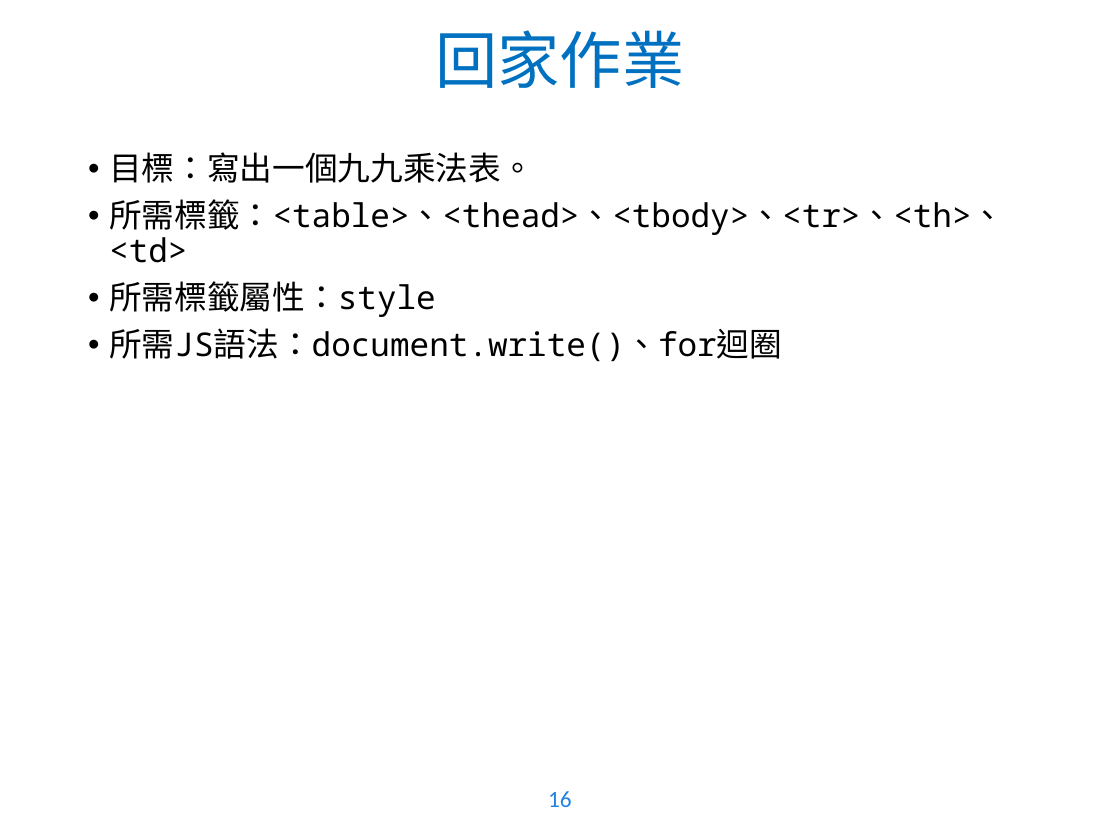
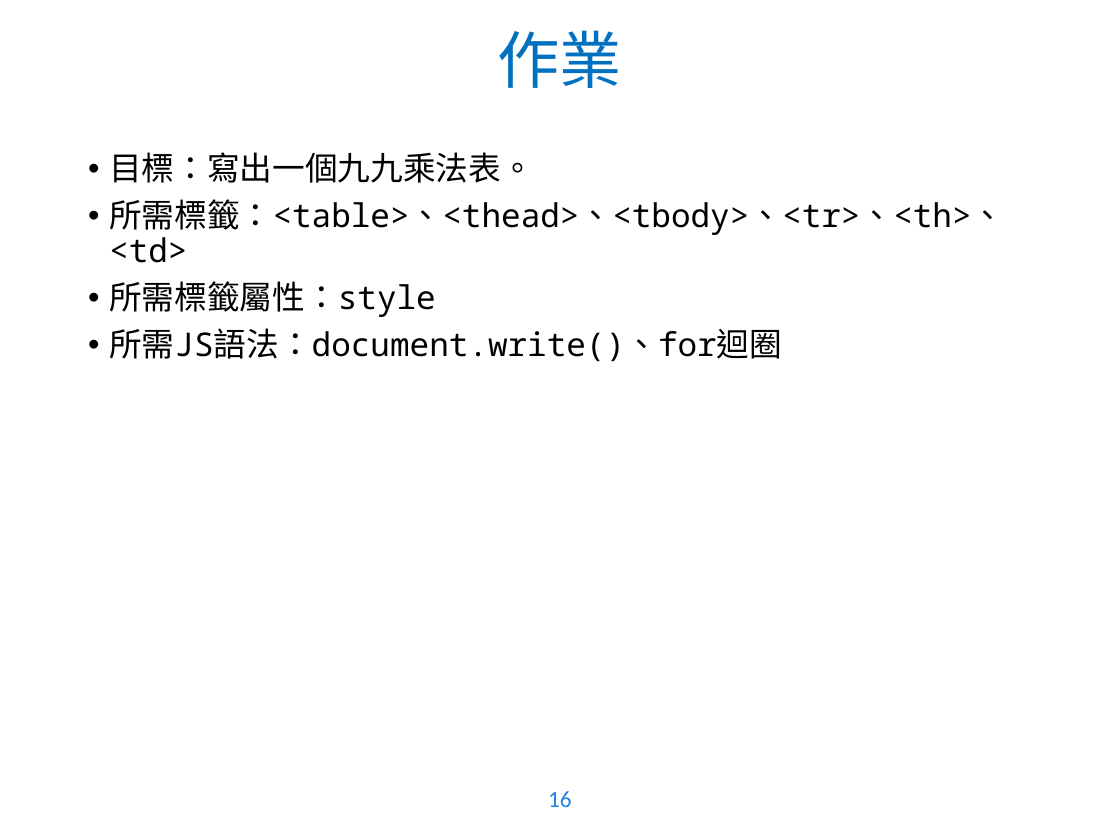
Before and after one commit to WaRTanKE7/WebClubData, a slide deck: slide 16 of 教學簡報/JavaScript - 1.pptx. Drawn at 1120x840 pixels with LibreOffice and Linux fonts; fonts in the diff are those of the drawing; background and template pictures are left out. Boxes give left, top, right and bottom in pixels: in the first picture for what was removed or moved away, otherwise in the second. Text is boxed around its words. In the diff, an @@ line names an element or a change of style, - is before the commit and + after.

Commit message:
ppt update

```diff
--- a/教學簡報/JavaScript - 1.pptx
+++ b/教學簡報/JavaScript - 1.pptx
@@ title at (x1=498, y1=30, x2=622, y2=88): text changed @@
-回家作業
+作業
```
